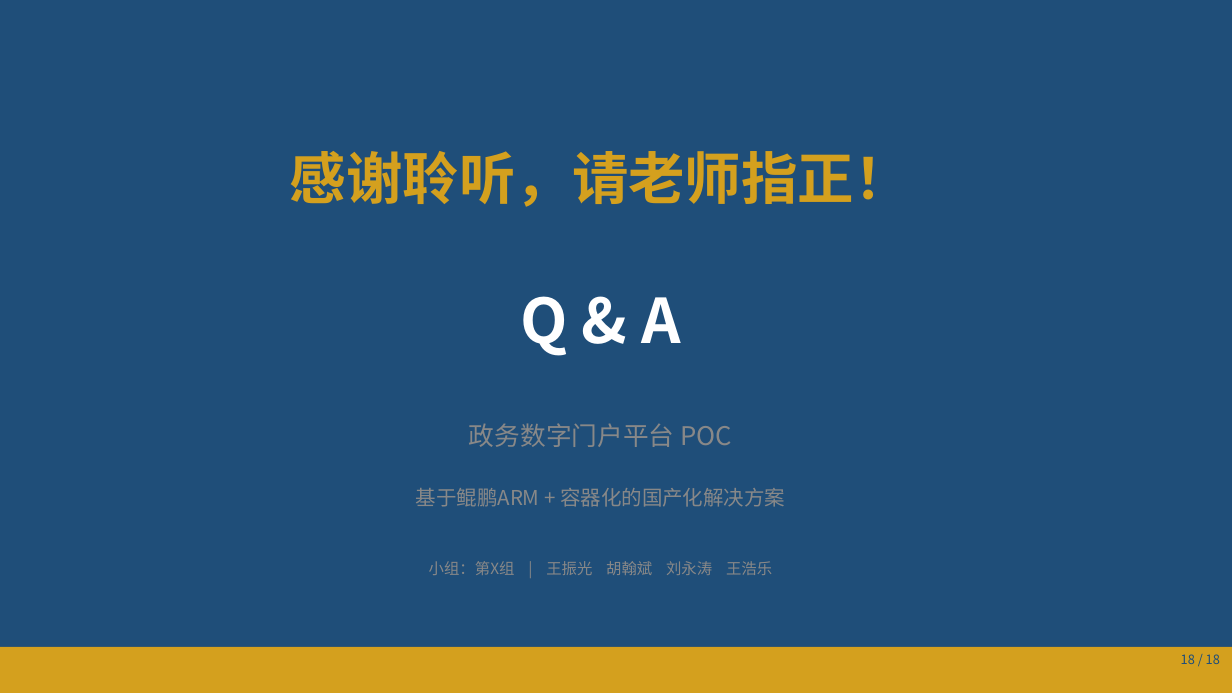
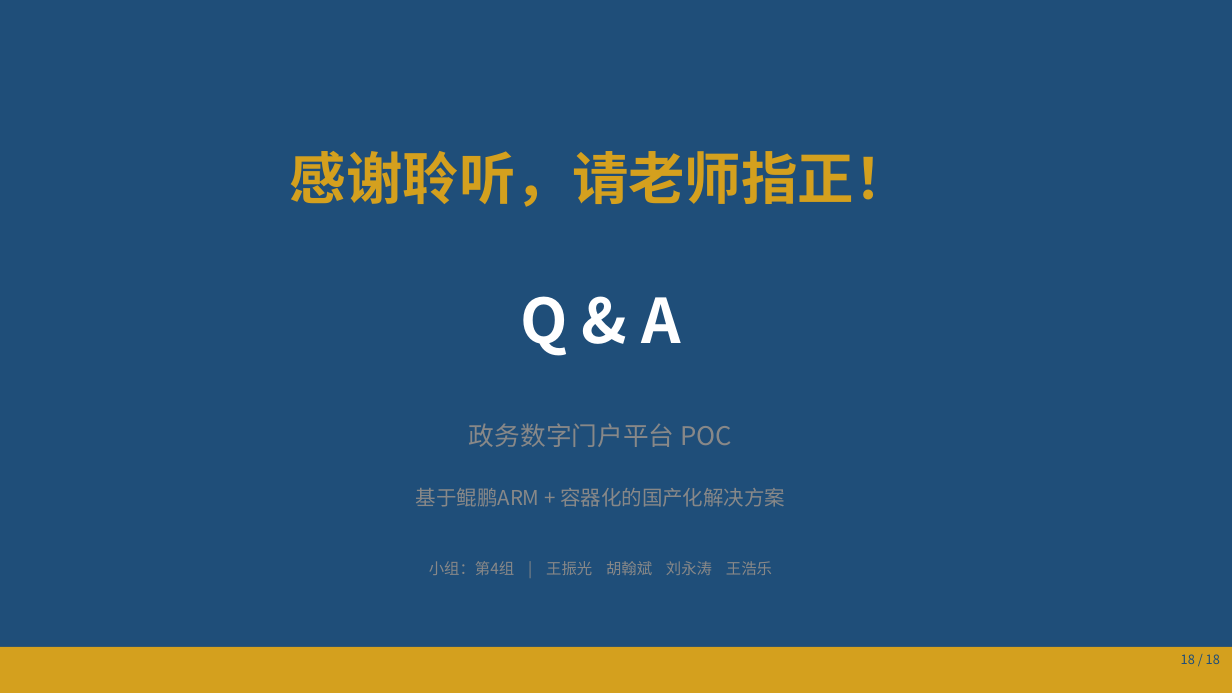
Before and after one commit to solecithovallenato-netizen/snake-game, a slide deck: slide 18 of 作业/交付物/PPT/答辩PPT.pptx. Drawn at 1232x693 pixels with LibreOffice and Linux fonts; fonts in the diff are those of the drawing. Boxes give left, top, right and bottom in pixels: in the first picture for what was removed or moved away, otherwise in the second. Text is boxed around its words. In the diff, an @@ line names an element or a change of style, - is before the commit and + after.

```diff
--- a/作业/交付物/PPT/答辩PPT.pptx
+++ b/作业/交付物/PPT/答辩PPT.pptx
@@ text at [429, 561, 772, 575]: text changed @@
-小组：第X组 | 王振光 胡翰斌 刘永涛 王浩乐
+小组：第4组 | 王振光 胡翰斌 刘永涛 王浩乐
```
Also in this commit, not shown: 1 other slide changed, 7 other files.
